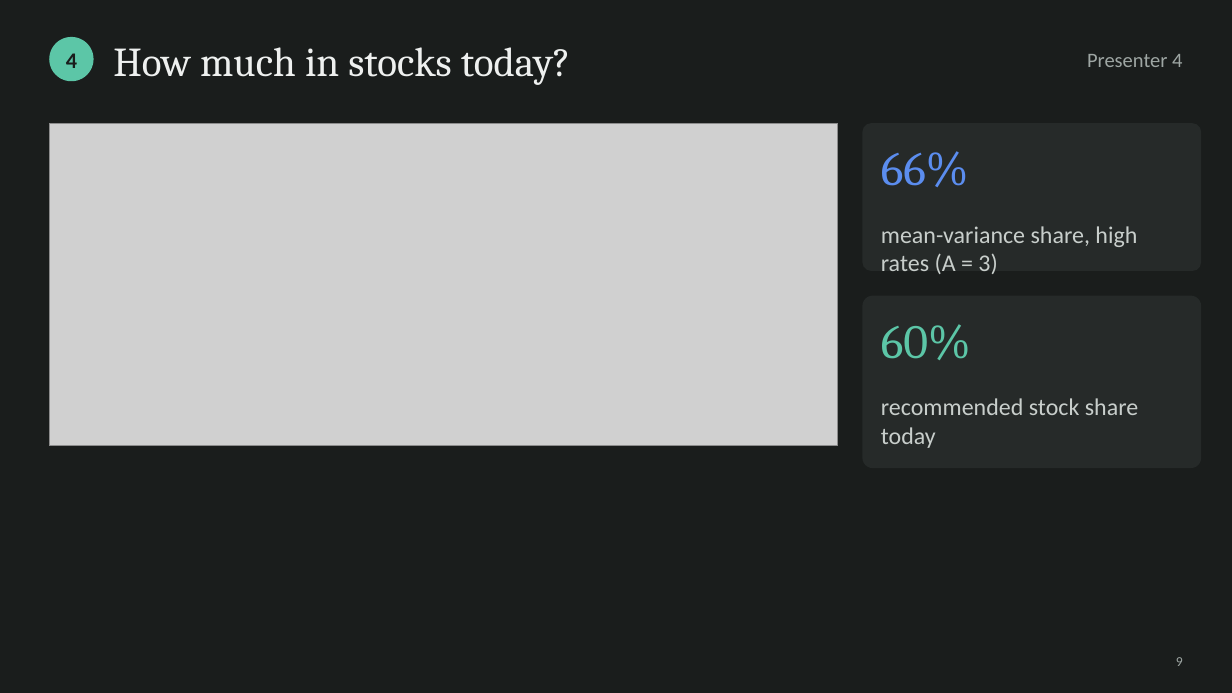
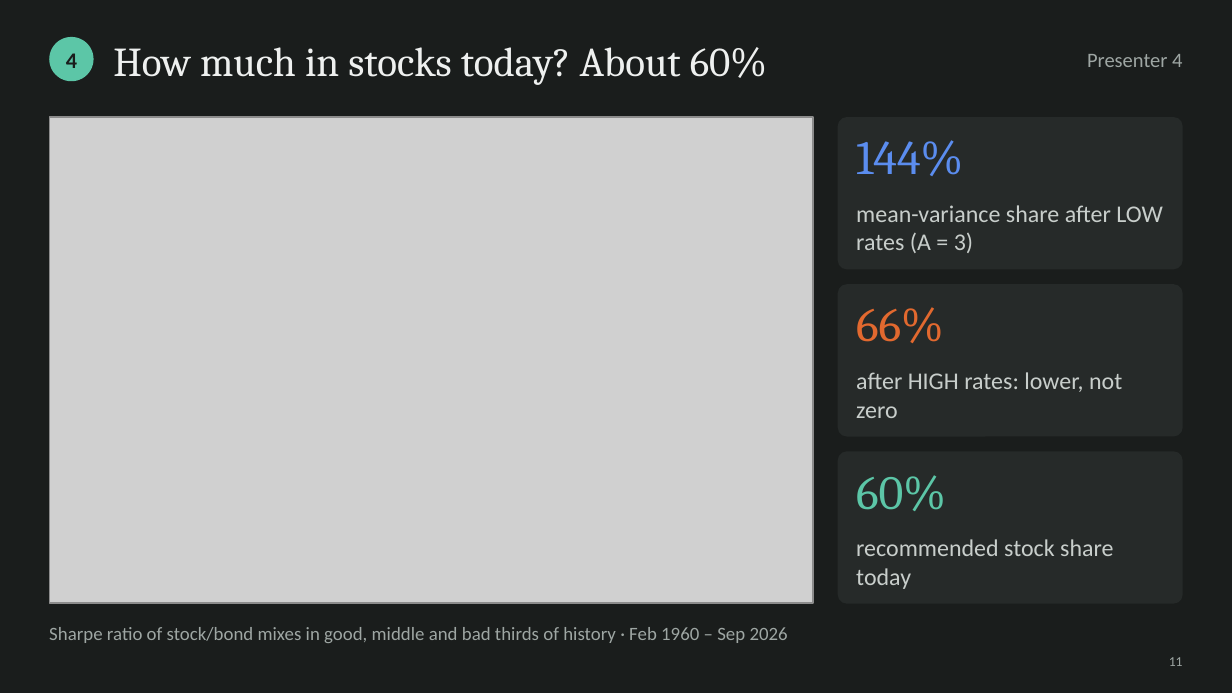
Before and after one commit to cyee02/MQF, a slide deck: slide 11 of QF600/Final Assignment/04 - Presentation Slides Group 6.pptx (slide 9 before the commit). Drawn at 1232x693 pixels with LibreOffice and Linux fonts; fonts in the diff are those of the drawing; grey boxes stand for pictures. Boxes give left, top, right and bottom in pixels: in the first picture for what was removed or moved away, otherwise in the second. Text is boxed around its words. In the diff, an @@ line names an element or a change of style, - is before the commit and + after.

```diff
--- a/QF600/Final Assignment/04 - Presentation Slides Group 6.pptx
+++ b/QF600/Final Assignment/04 - Presentation Slides Group 6.pptx
@@ text at <box>113,47,767,85</box>: text changed @@
-How much in stocks today?
+How much in stocks today? About 60%
@@ picture: place and size @@
-picture at <box>49,123,838,446</box>
+picture at <box>49,117,813,604</box>
@@ rounded rectangle: place and size @@
-rounded rectangle at <box>862,123,1201,271</box>
+rounded rectangle at <box>838,117,1183,270</box>
@@ text added at <box>856,140,963,176</box>, 28 pt, text #5B8DEF @@
+144%
@@ text at <box>856,205,1163,253</box>: text changed @@
-mean-variance share, high rates (A = 3)
+mean-variance share after LOW rates (A = 3)
@@ rounded rectangle: place and size @@
-rounded rectangle at <box>862,296,1201,468</box>
+rounded rectangle at <box>838,285,1183,437</box>
@@ text "66%": place and size @@
-text "66%" at <box>881,151,969,187</box>
+text "66%" at <box>856,307,944,343</box>
@@ text "66%" at <box>856,307,944,343</box>: text colour #5B8DEF to #E2692F @@
@@ text added at <box>856,372,1122,418</box>, 14 pt, text #C8CECB @@
+after HIGH rates: lower, not zero
@@ rounded rectangle added at <box>838,451,1183,604</box>, fill #262A29 @@
@@ text "60%": place and size @@
-text "60%" at <box>881,324,971,360</box>
+text "60%" at <box>856,475,946,511</box>
@@ text "recommended stock share today": place and size @@
-text "recommended stock share today" at <box>881,398,1138,448</box>
+text "recommended stock share today" at <box>856,539,1113,589</box>
@@ text added at <box>49,627,788,643</box>, 11 pt, text #9EA6A3 @@
+Sharpe ratio of stock/bond mixes in good, middle and bad thirds of history · Feb 1960 – Sep 2026
@@ text at <box>1169,657,1183,666</box>: text changed @@
-9
+11
```
Also in this commit, not shown: 11 other slides changed, 7 slides added, 2 slides removed, 34 other files.
